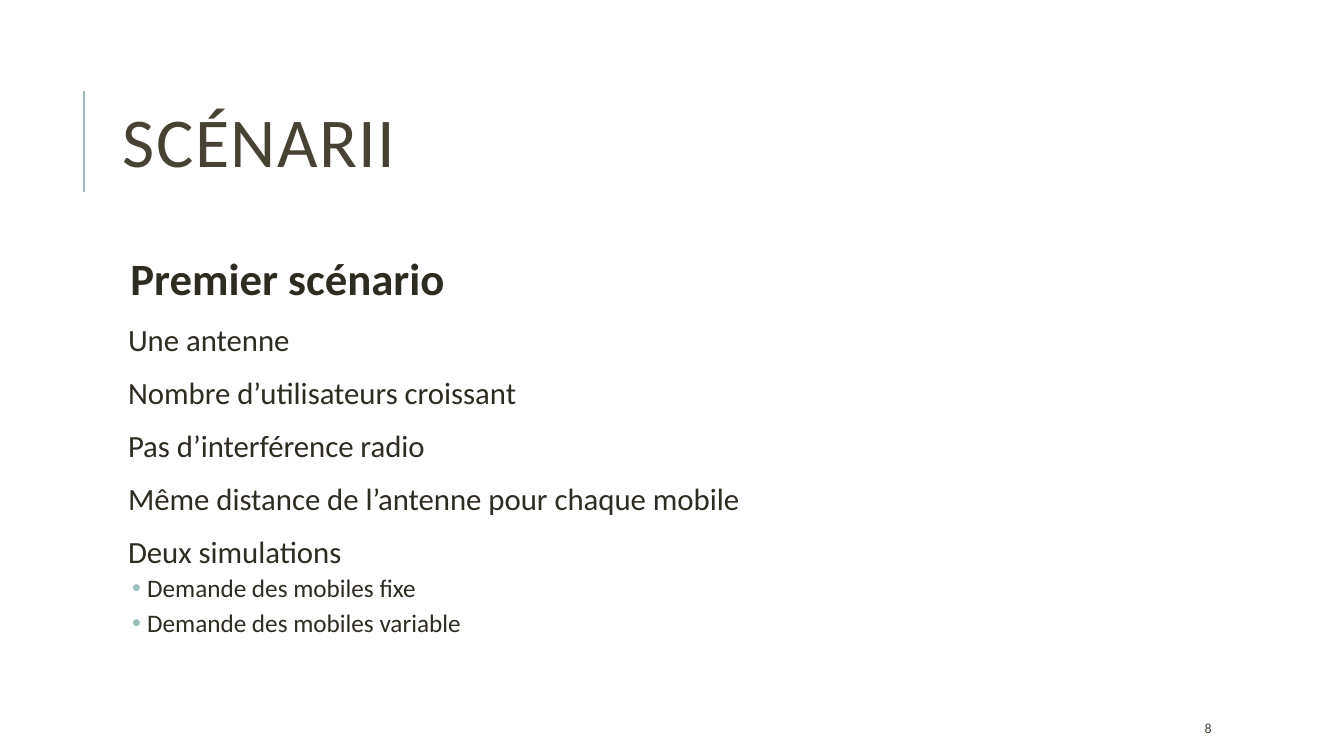
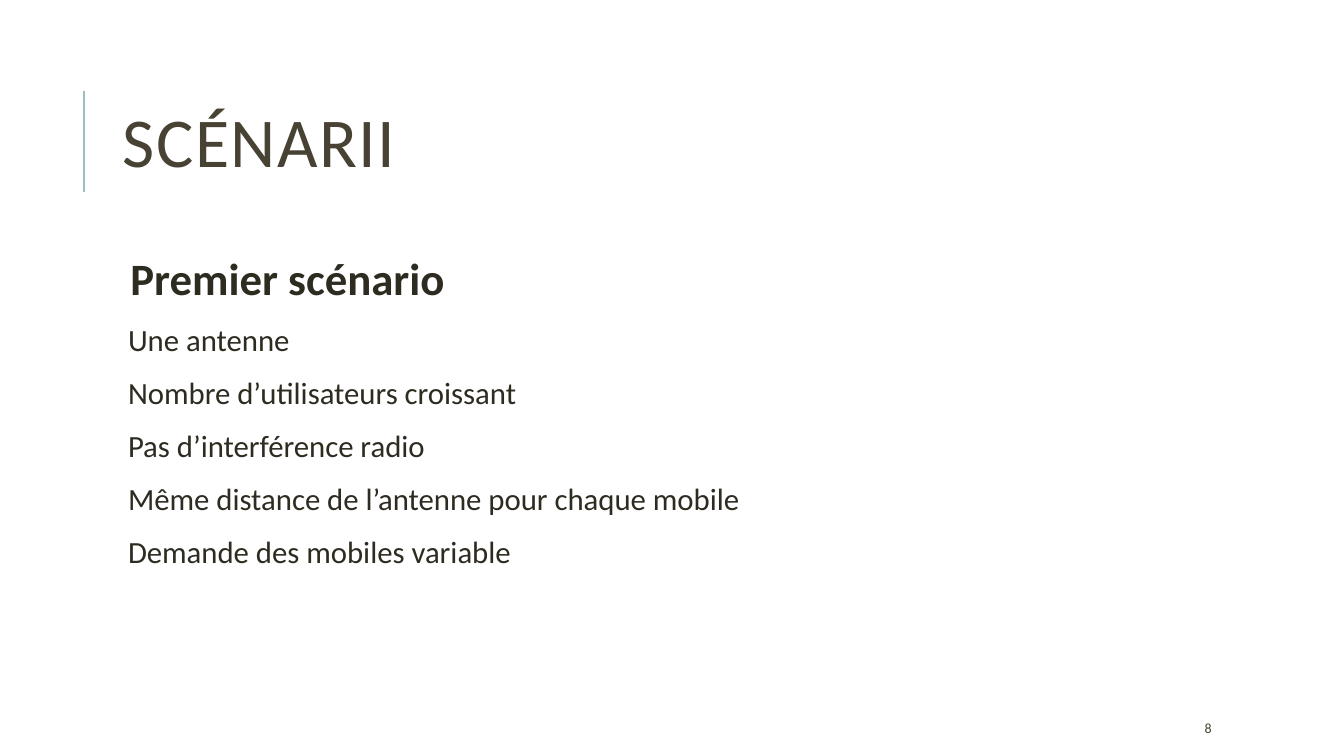
Before and after one commit to Krunchyy/Beamforming, a slide deck: slide 8 of Le BeamForming.pptx. Drawn at 1344x756 pixels with LibreOffice and Linux fonts; fonts in the diff are those of the drawing. Boxes give left, top, right and bottom in pixels: in the first picture for what was removed or moved away, otherwise in the second. Text is boxed around its words. In the diff, an @@ line names an element or a change of style, - is before the commit and + after.

```diff
--- a/Le BeamForming.pptx
+++ b/Le BeamForming.pptx
@@ text at (x1=128, y1=541, x2=416, y2=597): paragraphs removed @@
-  Deux simulations
-  • Demande des mobiles fixe
@@ text at (x1=128, y1=541, x2=511, y2=564): size 18 to 22 pt in "Demande des mobiles variable"; bullet • to  ; list level 2 to 1 in "Demande des mobiles variable" @@
```
Also in this commit, not shown: 2 other slides changed, 4 slides removed.
